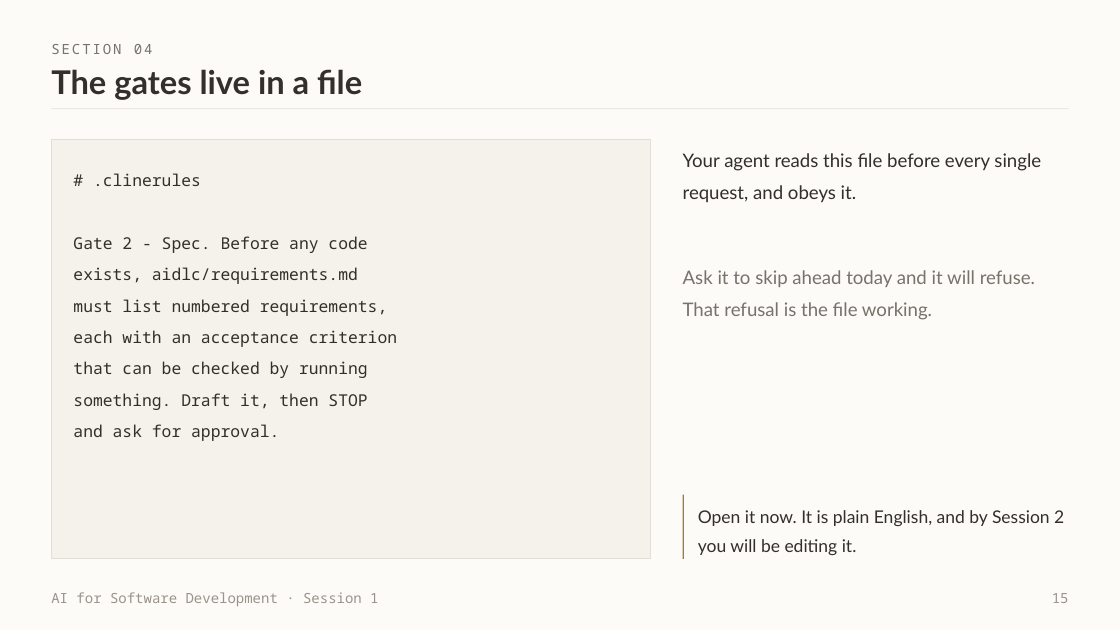
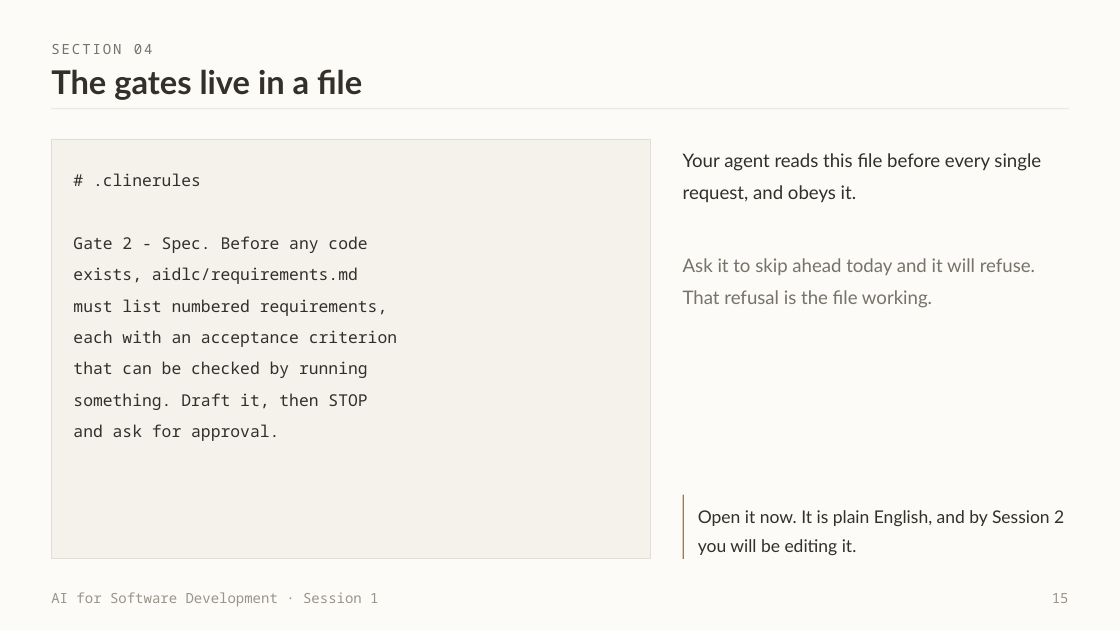
Before and after one commit to witchapong/ai-for-software-dev, a slide deck: slide 15 of slides/Session 1 - Meet Your Agent.pptx. Drawn at 1120x630 pixels with LibreOffice and Linux fonts; fonts in the diff are those of the drawing. Boxes give left, top, right and bottom in pixels: in the first picture for what was removed or moved away, otherwise in the second. Text is boxed around its words. In the diff, an @@ line names an element or a change of style, - is before the commit and + after.

```diff
--- a/slides/Session 1 - Meet Your Agent.pptx
+++ b/slides/Session 1 - Meet Your Agent.pptx
@@ text "Ask it to skip ahead ...": place and size @@
-text "Ask it to skip ahead ..." at (683,270,1035,320)
+text "Ask it to skip ahead ..." at (683,258,1035,308)
```
Also in this commit, not shown: 7 other slides changed, 9 other files.
